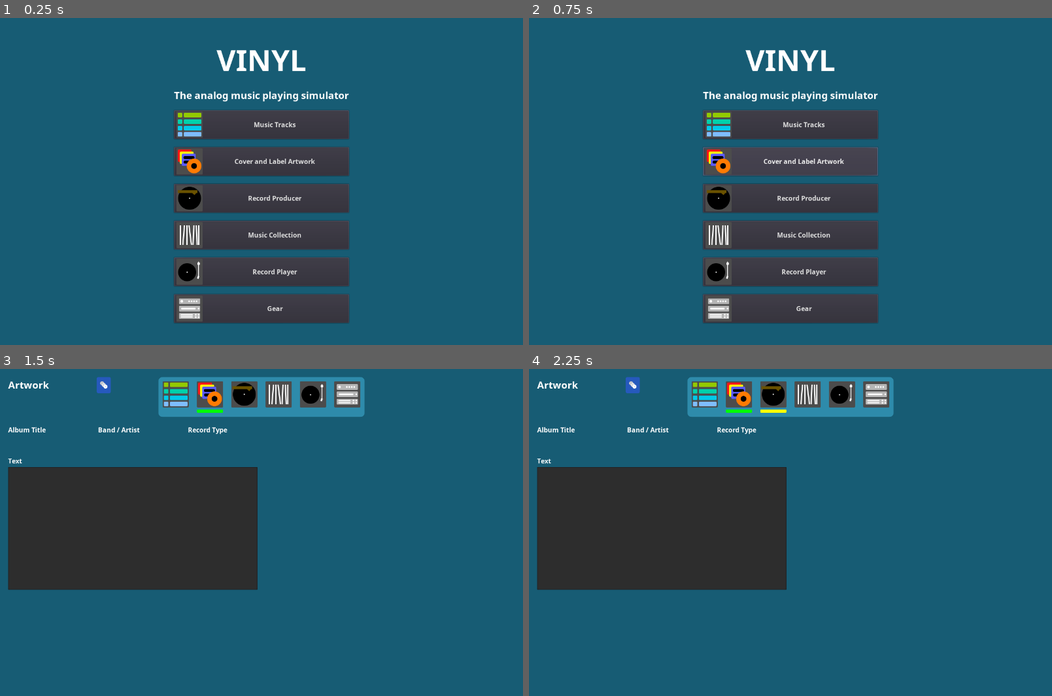
Above: before the commit, frames 1-4 (two rows, left to right).
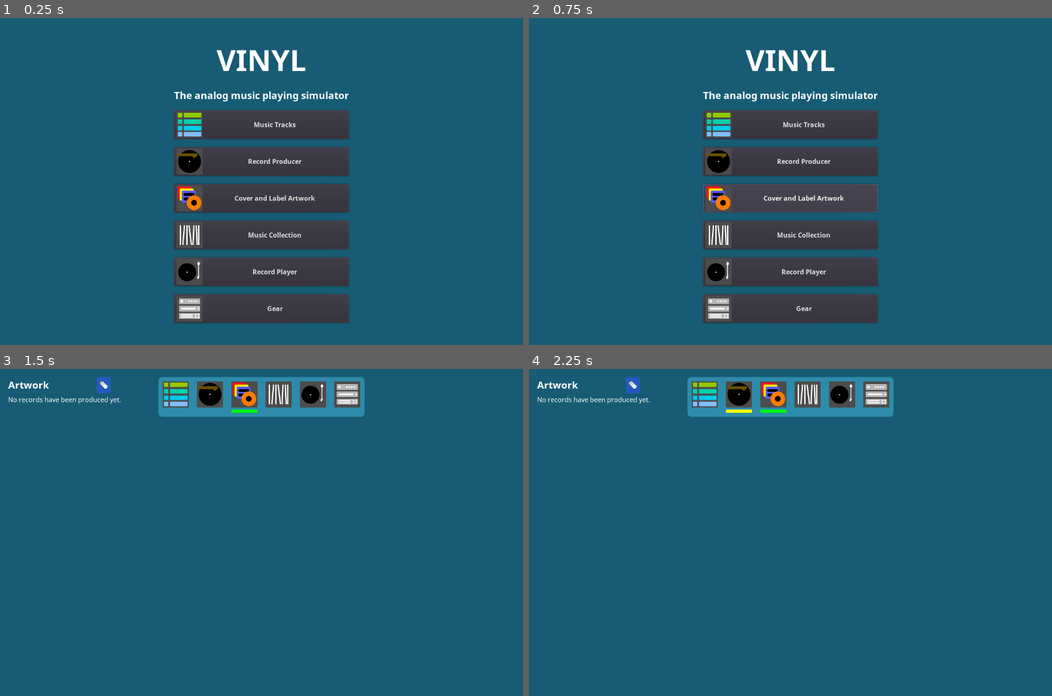
Above: after the commit, the same moments.

Repository: andrew-wilkes/vinyl
Game: Godot game, scene res://scenes/Main.tscn
Same seed, same stepped clock (60 frames per second), same inputs: the game is played once before the commit and once after it.
Inputs (mouse positions are in pixels of both pictures, inside the frame that each line leads up to; where the layout moved, square brackets give the same spot in the first picture):
- Up to frame 1 (0.25 s): no input
- Up to frame 2 (0.75 s): click "Cover and Label Artwork" at 0.5 s
- Up to frame 3 (1.5 s): click (245, 395) [209, 395] at 1.25 s
- Up to frame 4 (2.25 s): click (738, 395) [774, 395] at 2 s

The runs differ from the first frame. In frame 1, 0.8% of the frame differs, in the area x 34-61%, y 40-59%; in frame 2, 1.1%; in frame 3, 19%; in frame 4, 19%, in the area x 1-50%, y 4-68%.

Commit message:
Change order of scenes

Diff:
--- a/src/scenes/AlbumArt.gd
+++ b/src/scenes/AlbumArt.gd
@@ -16,9 +16,10 @@
 	label_b = load("res://assets/labelb.png")
 	blank = Image.new()
 	find_node("Large").visible = false
-	$VB/HB2/LabelStyle.hide()
+	show_album_details(false)
 	if g.settings.album_id:
 		load_album(g.settings.album_id)
+	$VB/Header/VB/NoRecords.visible = g.settings.albums.size() < 1
 
 
 func _on_Load_pressed():
@@ -58,7 +59,7 @@
 	else:
 		blank = label_a.get_data()
 	label_blank.icon = get_icon_texture(album.label_color)
-	$VB/HB2/LabelStyle.show()
+	show_album_details()
 
 
 func _on_Label_pressed():
@@ -72,11 +73,14 @@
 
 
 func _on_Save_pressed():
+	$c/SaveDialog.current_dir = g.settings.last_image_dir
+	$c/SaveDialog.current_file = ""
 	$c/SaveDialog.popup_centered()
 
 
 func _on_SaveDialog_file_selected(path):
 	label.save_png(path)
+	g.settings.last_image_dir = path.get_base_dir()
 
 
 func get_icon_texture(color):
@@ -91,3 +95,12 @@
 	var texture = ImageTexture.new()
 	texture.create_from_image(label)
 	return texture
+
+
+func _on_CopyText_pressed():
+	OS.set_clipboard($VB/A2/VB/Text.text)
+
+
+func show_album_details(show = true):
+	$VB/A1.visible = show
+	$VB/A2.visible = show
--- a/src/scenes/AlbumArt.tscn
+++ b/src/scenes/AlbumArt.tscn
@@ -59,6 +59,7 @@
 margin_left = 217.0
 margin_right = 251.0
 margin_bottom = 39.0
+hint_tooltip = "Load album"
 icon = ExtResource( 5 )
 
 [node name="Sp2" type="Control" parent="VB/Header/VB/HB"]
@@ -66,12 +67,18 @@
 margin_right = 364.0
 margin_bottom = 39.0
 size_flags_horizontal = 3
+
+[node name="NoRecords" type="Label" parent="VB/Header/VB"]
+margin_top = 43.0
+margin_right = 364.0
+margin_bottom = 66.0
+text = "No records have been produced yet."
 
 [node name="Navigation" parent="VB/Header" instance=ExtResource( 2 )]
 margin_left = 368.0
 margin_right = 872.0
 margin_bottom = 97.0
-current_selection = 1
+current_selection = 2
 
 [node name="Sp3" type="Control" parent="VB/Header"]
 margin_left = 876.0
@@ -79,124 +86,132 @@
 margin_bottom = 97.0
 size_flags_horizontal = 3
 
-[node name="HB" type="HBoxContainer" parent="VB"]
+[node name="A1" type="HBoxContainer" parent="VB"]
 margin_top = 117.0
 margin_right = 1240.0
 margin_bottom = 173.0
 custom_constants/separation = 20
 
-[node name="VB" type="VBoxContainer" parent="VB/HB"]
+[node name="VB" type="VBoxContainer" parent="VB/A1"]
 margin_right = 200.0
 margin_bottom = 56.0
 custom_constants/separation = 10
 
-[node name="Label2" type="Label" parent="VB/HB/VB"]
+[node name="Label2" type="Label" parent="VB/A1/VB"]
 margin_right = 200.0
 margin_bottom = 23.0
 custom_fonts/font = ExtResource( 4 )
 text = "Album Title"
 
-[node name="Title" type="Label" parent="VB/HB/VB"]
+[node name="Title" type="Label" parent="VB/A1/VB"]
 margin_top = 33.0
 margin_right = 200.0
 margin_bottom = 56.0
 rect_min_size = Vector2( 200, 0 )
 
-[node name="VB2" type="VBoxContainer" parent="VB/HB"]
+[node name="VB2" type="VBoxContainer" parent="VB/A1"]
 margin_left = 220.0
 margin_right = 420.0
 margin_bottom = 56.0
 custom_constants/separation = 10
 
-[node name="Label3" type="Label" parent="VB/HB/VB2"]
+[node name="Label3" type="Label" parent="VB/A1/VB2"]
 margin_right = 200.0
 margin_bottom = 23.0
 custom_fonts/font = ExtResource( 4 )
 text = "Band / Artist"
 
-[node name="Band" type="Label" parent="VB/HB/VB2"]
+[node name="Band" type="Label" parent="VB/A1/VB2"]
 margin_top = 33.0
 margin_right = 200.0
 margin_bottom = 56.0
 rect_min_size = Vector2( 200, 0 )
 
-[node name="VB3" type="VBoxContainer" parent="VB/HB"]
+[node name="VB3" type="VBoxContainer" parent="VB/A1"]
 margin_left = 440.0
 margin_right = 640.0
 margin_bottom = 56.0
 custom_constants/separation = 10
 
-[node name="Label3" type="Label" parent="VB/HB/VB3"]
+[node name="Label3" type="Label" parent="VB/A1/VB3"]
 margin_right = 200.0
 margin_bottom = 23.0
 custom_fonts/font = ExtResource( 4 )
 text = "Record Type"
 
-[node name="Type" type="Label" parent="VB/HB/VB3"]
+[node name="Type" type="Label" parent="VB/A1/VB3"]
 margin_top = 33.0
 margin_right = 200.0
 margin_bottom = 56.0
 rect_min_size = Vector2( 200, 0 )
 
-[node name="HB2" type="HBoxContainer" parent="VB"]
+[node name="A2" type="HBoxContainer" parent="VB"]
 margin_top = 193.0
 margin_right = 1240.0
-margin_bottom = 520.0
-custom_constants/separation = 20
-
-[node name="VB" type="VBoxContainer" parent="VB/HB2"]
-margin_right = 542.0
-margin_bottom = 327.0
-size_flags_horizontal = 3
-
-[node name="Label4" type="Label" parent="VB/HB2/VB"]
-margin_right = 542.0
-margin_bottom = 23.0
-custom_fonts/font = ExtResource( 4 )
-text = "Text"
-
-[node name="Text" type="TextEdit" parent="VB/HB2/VB"]
+margin_bottom = 760.0
+size_flags_vertical = 3
+custom_constants/separation = 20
+
+[node name="VB" type="VBoxContainer" parent="VB/A2"]
+margin_right = 539.0
+margin_bottom = 567.0
+size_flags_horizontal = 3
+
+[node name="Label4" type="Label" parent="VB/A2/VB"]
+margin_right = 539.0
+margin_bottom = 23.0
+custom_fonts/font = ExtResource( 4 )
+text = "Useful Text"
+
+[node name="Text" type="TextEdit" parent="VB/A2/VB"]
 margin_top = 27.0
-margin_right = 542.0
-margin_bottom = 327.0
+margin_right = 539.0
+margin_bottom = 524.0
 rect_min_size = Vector2( 0, 300 )
+size_flags_vertical = 3
 readonly = true
 
-[node name="LabelStyle" type="VBoxContainer" parent="VB/HB2"]
-margin_left = 562.0
-margin_right = 678.0
-margin_bottom = 327.0
-custom_constants/separation = 20
-
-[node name="Label4" type="Label" parent="VB/HB2/LabelStyle"]
-margin_right = 116.0
-margin_bottom = 23.0
-custom_fonts/font = ExtResource( 4 )
-text = "Label Style"
-
-[node name="Large" type="CheckBox" parent="VB/HB2/LabelStyle"]
+[node name="CopyText" type="Button" parent="VB/A2/VB"]
+margin_top = 528.0
+margin_right = 539.0
+margin_bottom = 567.0
+text = "Copy to clipboard"
+
+[node name="LabelStyle" type="VBoxContainer" parent="VB/A2"]
+margin_left = 559.0
+margin_right = 681.0
+margin_bottom = 567.0
+custom_constants/separation = 20
+
+[node name="Label4" type="Label" parent="VB/A2/LabelStyle"]
+margin_right = 122.0
+margin_bottom = 23.0
+custom_fonts/font = ExtResource( 4 )
+text = "Label Template"
+
+[node name="Large" type="CheckBox" parent="VB/A2/LabelStyle"]
 margin_top = 43.0
-margin_right = 116.0
+margin_right = 122.0
 margin_bottom = 82.0
 group = SubResource( 2 )
 text = "Large hole"
 
-[node name="LabelBlank" type="Button" parent="VB/HB2/LabelStyle"]
+[node name="LabelBlank" type="Button" parent="VB/A2/LabelStyle"]
 margin_top = 102.0
-margin_right = 116.0
+margin_right = 122.0
 margin_bottom = 206.0
 icon = ExtResource( 9 )
 
-[node name="Save" type="Button" parent="VB/HB2/LabelStyle"]
+[node name="Save" type="Button" parent="VB/A2/LabelStyle"]
 margin_top = 226.0
-margin_right = 116.0
+margin_right = 122.0
 margin_bottom = 265.0
 text = "Save"
 
-[node name="Sp" type="Control" parent="VB/HB2"]
-margin_left = 698.0
-margin_right = 1240.0
-margin_bottom = 327.0
+[node name="Sp" type="Control" parent="VB/A2"]
+margin_left = 701.0
+margin_right = 1240.0
+margin_bottom = 567.0
 size_flags_horizontal = 3
 
 [node name="c" type="CanvasLayer" parent="."]
@@ -227,15 +242,16 @@
 presets_visible = false
 
 [node name="SaveDialog" type="FileDialog" parent="c"]
-margin_right = 962.0
-margin_bottom = 339.0
+margin_right = 882.0
+margin_bottom = 531.0
 theme = ExtResource( 6 )
 access = 2
 filters = PoolStringArray( "*.png ; PNG file" )
 
 [connection signal="pressed" from="VB/Header/VB/HB/Load" to="." method="_on_Load_pressed"]
-[connection signal="pressed" from="VB/HB2/LabelStyle/LabelBlank" to="." method="_on_Label_pressed"]
-[connection signal="pressed" from="VB/HB2/LabelStyle/Save" to="." method="_on_Save_pressed"]
+[connection signal="pressed" from="VB/A2/VB/CopyText" to="." method="_on_CopyText_pressed"]
+[connection signal="pressed" from="VB/A2/LabelStyle/LabelBlank" to="." method="_on_Label_pressed"]
+[connection signal="pressed" from="VB/A2/LabelStyle/Save" to="." method="_on_Save_pressed"]
 [connection signal="album_selected" from="c/AlbumSelector" to="." method="_on_AlbumSelector_album_selected"]
 [connection signal="popup_hide" from="c/Color" to="." method="_on_Color_popup_hide"]
 [connection signal="file_selected" from="c/SaveDialog" to="." method="_on_SaveDialog_file_selected"]
--- a/src/scenes/Main.tscn
+++ b/src/scenes/Main.tscn
@@ -56,21 +56,21 @@
 text = "Music Tracks"
 icon = ExtResource( 6 )
 
-[node name="Artwork" type="Button" parent="C/VB"]
+[node name="Producer" type="Button" parent="C/VB"]
 margin_top = 263.0
 margin_right = 428.0
 margin_bottom = 333.0
 custom_fonts/font = ExtResource( 8 )
-text = "Cover and Label Artwork"
-icon = ExtResource( 3 )
+text = "Record Producer"
+icon = ExtResource( 7 )
 
-[node name="Producer" type="Button" parent="C/VB"]
+[node name="Artwork" type="Button" parent="C/VB"]
 margin_top = 353.0
 margin_right = 428.0
 margin_bottom = 423.0
 custom_fonts/font = ExtResource( 8 )
-text = "Record Producer"
-icon = ExtResource( 7 )
+text = "Cover and Label Artwork"
+icon = ExtResource( 3 )
 
 [node name="Collection" type="Button" parent="C/VB"]
 margin_top = 443.0
--- a/src/scenes/Navigation.gd
+++ b/src/scenes/Navigation.gd
@@ -6,7 +6,7 @@
 export var selected_color = Color.green
 export var hovered_color = Color.yellow
 
-const scenes = ["MusicTracks", "AlbumArt", "RecordProducer", "MusicLibrary", "Turntable", "Gear"]
+const scenes = ["MusicTracks", "RecordProducer", "AlbumArt", "MusicLibrary", "Turntable", "Gear"]
 
 func _ready():
 	for n in $HBox.get_child_count():
--- a/src/scenes/Navigation.tscn
+++ b/src/scenes/Navigation.tscn
@@ -46,10 +46,10 @@
 margin_bottom = 77.0
 custom_constants/separation = 5
 
-[node name="Artwork" type="TextureButton" parent="HBox/VBox2"]
+[node name="Production" type="TextureButton" parent="HBox/VBox2"]
 margin_right = 64.0
 margin_bottom = 64.0
-texture_normal = ExtResource( 6 )
+texture_normal = ExtResource( 3 )
 
 [node name="Bar" type="TextureRect" parent="HBox/VBox2"]
 margin_top = 69.0
@@ -63,10 +63,10 @@
 margin_bottom = 77.0
 custom_constants/separation = 5
 
-[node name="Production" type="TextureButton" parent="HBox/VBox3"]
+[node name="Artwork" type="TextureButton" parent="HBox/VBox3"]
 margin_right = 64.0
 margin_bottom = 64.0
-texture_normal = ExtResource( 3 )
+texture_normal = ExtResource( 6 )
 
 [node name="Bar" type="TextureRect" parent="HBox/VBox3"]
 margin_top = 69.0
--- a/src/scenes/RecordProducer.tscn
+++ b/src/scenes/RecordProducer.tscn
@@ -284,7 +284,7 @@
 [node name="Navigation" parent="VBox/HB/NVB" instance=ExtResource( 10 )]
 margin_right = 504.0
 margin_bottom = 97.0
-current_selection = 2
+current_selection = 1
 
 [node name="Sp2" type="Control" parent="VBox"]
 margin_top = 158.0
@@ -900,7 +900,7 @@
 margin_right = 322.0
 margin_bottom = 112.0
 theme = ExtResource( 4 )
-dialog_text = "Do you really want to delete this record?"
+dialog_text = "Do you really want to delete this album?"
 
 [node name="ImageSelector" type="FileDialog" parent="c"]
 margin_left = 198.0
@@ -951,6 +951,7 @@
 [connection signal="pressed" from="VBox/HB2/VB2/HB/InfoB" to="." method="_on_InfoB_pressed"]
 [connection signal="pressed" from="VBox/HB2/VB2/HB/PlayB" to="." method="_on_PlayB_pressed"]
 [connection signal="pressed" from="VBox/HB2/VB2/HB/StopB" to="." method="_on_Stop_pressed"]
+[connection signal="album_selected" from="c/AlbumSelector" to="." method="_on_AlbumSelector_album_selected"]
 [connection signal="pressed" from="c/TrackInfo/VB/HB/OK" to="c/TrackInfo" method="_on_OK_pressed"]
 [connection signal="text_entered" from="c/EditPanel/HB/LineEdit" to="c/EditPanel" method="_on_LineEdit_text_entered"]
 [connection signal="pressed" from="c/EditPanel/HB/OK" to="c/EditPanel" method="_on_OK_pressed"]
Not shown: 1 places in src/scenes/Main.tscn that only renumber resources
